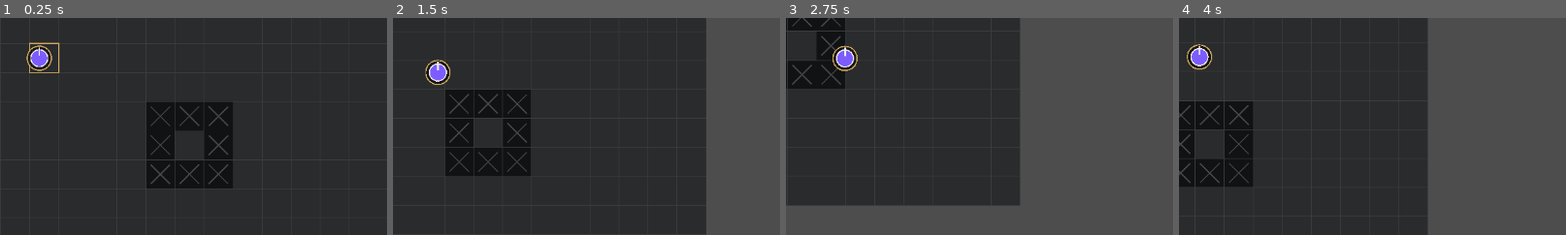
Above: before the commit, frames 1-4 (left to right).
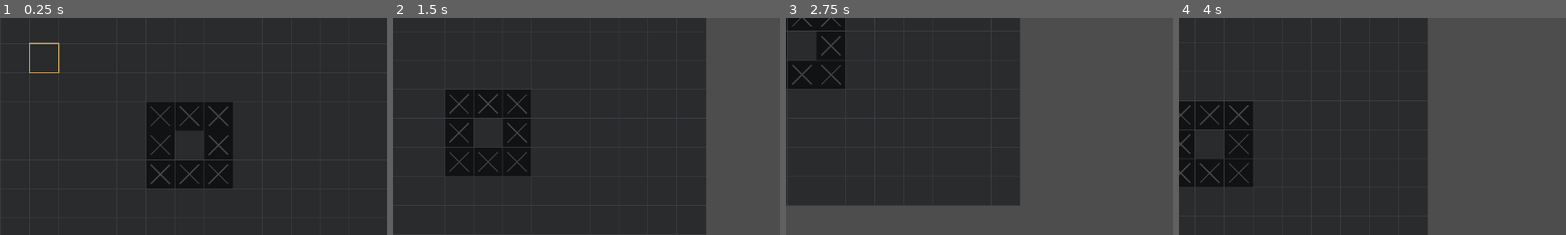
Above: after the commit, the same moments.

Repository: wchichura-maker/dnd
Game: Godot game, scene res://scenes/Main.tscn
Same seed, same stepped clock (60 frames per second), same inputs: the game is played once before the commit and once after it.
Inputs:
- Up to frame 1 (0.25 s): no input
- Up to frame 2 (1.5 s): tap Enter at 0.5 s; hold D 0.53-1.28 s; hold S from 1.28 s (still down)
- Up to frame 3 (2.75 s): release S at 2.03 s; hold D from 2.03 s (still down)
- Up to frame 4 (4 s): release D at 2.78 s; hold W 2.78-3.53 s; hold A from 3.53 s (still down)
The pictures show only the part of the screen within x 45-95%, y 41-91%; the shares and areas given below are measured in that part.

The runs differ from the first frame. In frame 1, 0.6% of the frame differs, in the area x 6-14%, y 12-25%; in frame 2, 0.6%; in frame 3, 0.5%; in frame 4, 0.6%.

Commit message:
refactor: move entity rendering out of player controller

Diff:
--- a/godot/scripts/PlayerController.gd
+++ b/godot/scripts/PlayerController.gd
@@ -1,13 +1,13 @@
 extends Node2D
 
-## Temporary input/rendering proof for the Godot foundation.
-## This is deliberately not connected to D&D movement rules yet.
+## Temporary input proof for the Godot foundation.
+## Movement is still local presentation-only and is not connected to D&D rules.
+## The entity's visual representation is owned by EntityView.
 
 const MOVE_SPEED := 220.0
+const MAP_WIDTH := 26.0 * 48.0
+const MAP_HEIGHT := 16.0 * 48.0
 const PLAYER_RADIUS := 14.0
-
-func _ready() -> void:
-	queue_redraw()
 
 func _process(delta: float) -> void:
 	var input_vector := Vector2.ZERO
@@ -23,25 +23,11 @@
 
 	if input_vector.length_squared() > 0.0:
 		position += input_vector.normalized() * MOVE_SPEED * delta
-		queue_redraw()
 
-	# Keep the prototype player inside the map bounds.
-	position.x = clamp(position.x, PLAYER_RADIUS, 26.0 * 48.0 - PLAYER_RADIUS)
-	position.y = clamp(position.y, PLAYER_RADIUS, 16.0 * 48.0 - PLAYER_RADIUS)
+	# Presentation-only bounds. Game rules will own movement after the adapter is connected.
+	position.x = clamp(position.x, PLAYER_RADIUS, MAP_WIDTH - PLAYER_RADIUS)
+	position.y = clamp(position.y, PLAYER_RADIUS, MAP_HEIGHT - PLAYER_RADIUS)
 
 func _unhandled_input(event: InputEvent) -> void:
-	if event is InputEventKey and event.pressed and not event.echo:
-		if event.keycode == KEY_ESCAPE:
-			get_tree().quit()
-
-func _draw() -> void:
-	# Selection/base ring.
-	draw_circle(Vector2.ZERO, 20.0, Color("111111", 0.9))
-	draw_arc(Vector2.ZERO, 20.0, 0.0, TAU, 32, Color("d0a85c"), 2.0)
-
-	# Temporary player marker.
-	draw_circle(Vector2.ZERO, PLAYER_RADIUS, Color("7d5cff"))
-	draw_circle(Vector2.ZERO, PLAYER_RADIUS, Color("eeeeee"), false, 2.0)
-
-	# Facing indicator.
-	draw_line(Vector2(0, -4), Vector2(0, -18), Color("eeeeee"), 3.0)
+	if event is InputEventKey and event.pressed and not event.echo and event.keycode == KEY_ESCAPE:
+		get_tree().quit()
